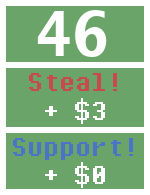
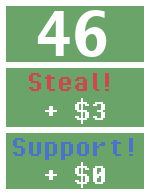
Two versions of the same layered image (150px x 195px). Layer-by-layer changes:
painted on "Steal!" over (x1=45, y1=73, x2=117, y2=91)
